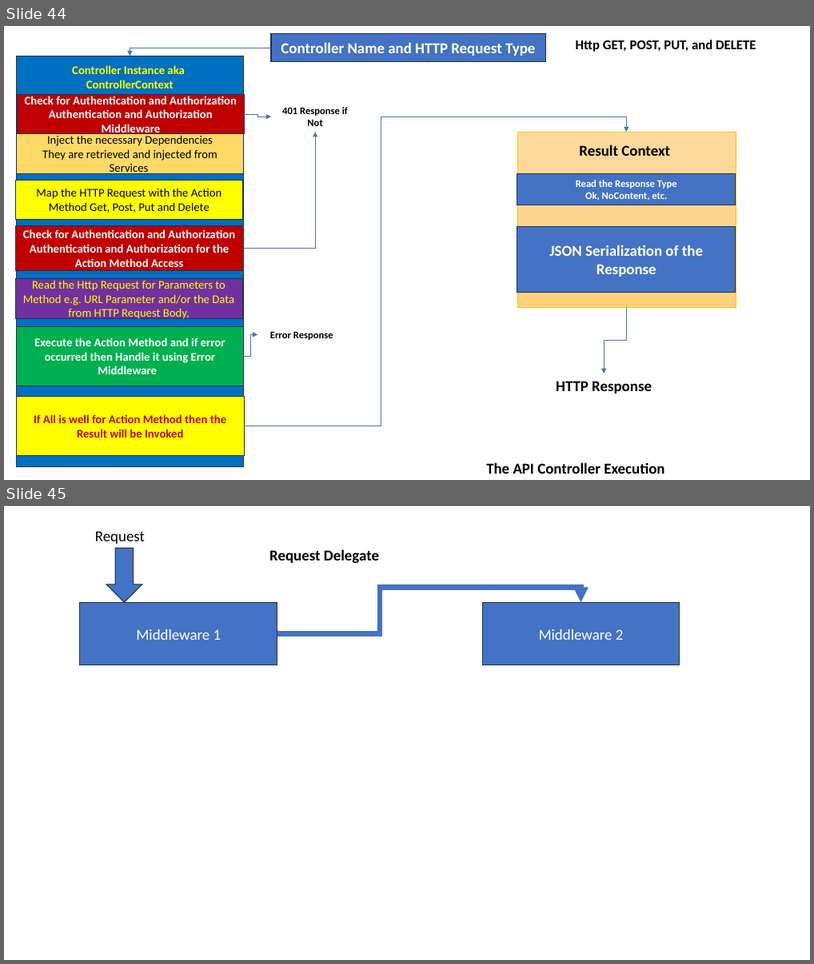
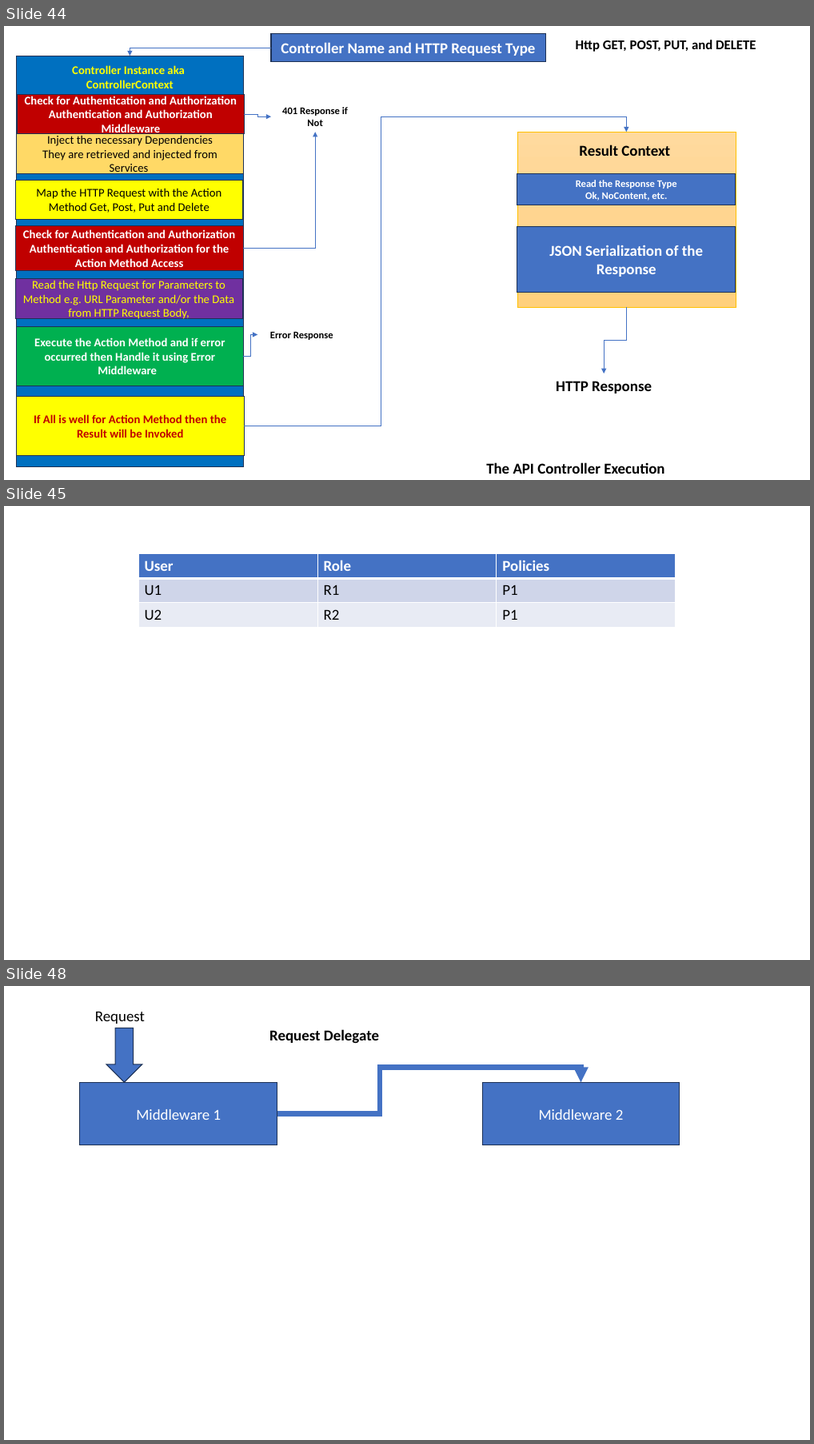
Before and after one commit to maheshsabnis/capita_sept_2023_Oct, a slide deck: Images.pptx. Shown one above the other, each under a label of ours: slides 44 and 45 before the commit, slides 44, 45 and 48 after it; the slides between them are not shown. The pictures are 814x964 and 814x1444 pixels, drawn with LibreOffice and Linux fonts; fonts in the diff are those of the drawing. Boxes give left, top, right and bottom in pixels: in the first picture for what was removed or moved away, otherwise in the second. Text is boxed around its words. In the diff, an @@ line names an element or a change of style, - is before the commit and + after.

```diff
--- a/Images.pptx
+++ b/Images.pptx
@@ slide 45 added at (x1=4, y1=506, x2=810, y2=960), background #FFFFFF @@
@@ table added at (x1=138, y1=554, x2=675, y2=628), 3 rows, 3 columns @@
+User | Role | Policies
+U1 | R1 | P1
+U2 | R2 | P1
@@ what was slide 45 is now slide 48 @@
```
Also in this commit, not shown: 7 other slides added, 13 other files.
